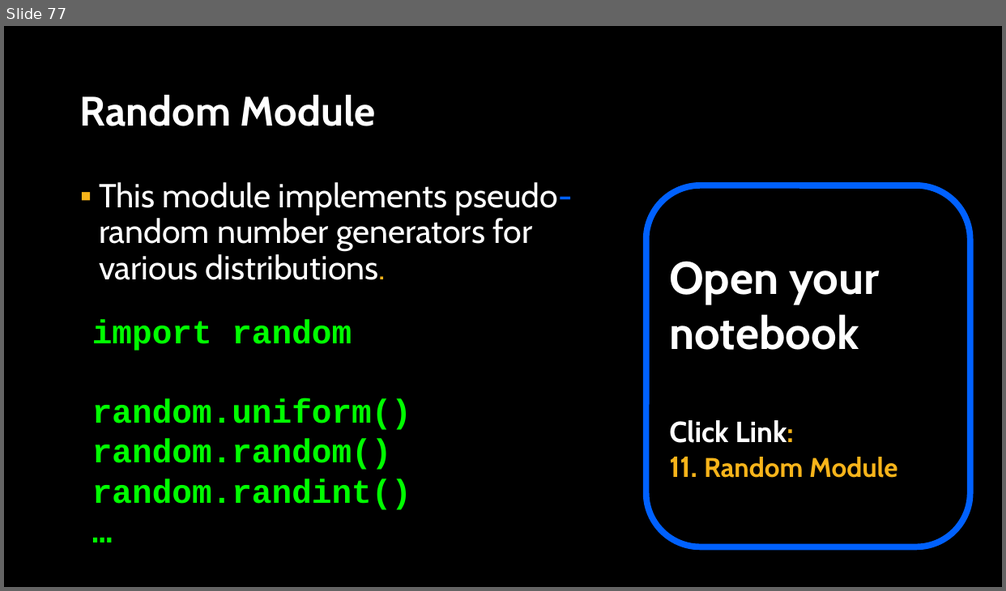
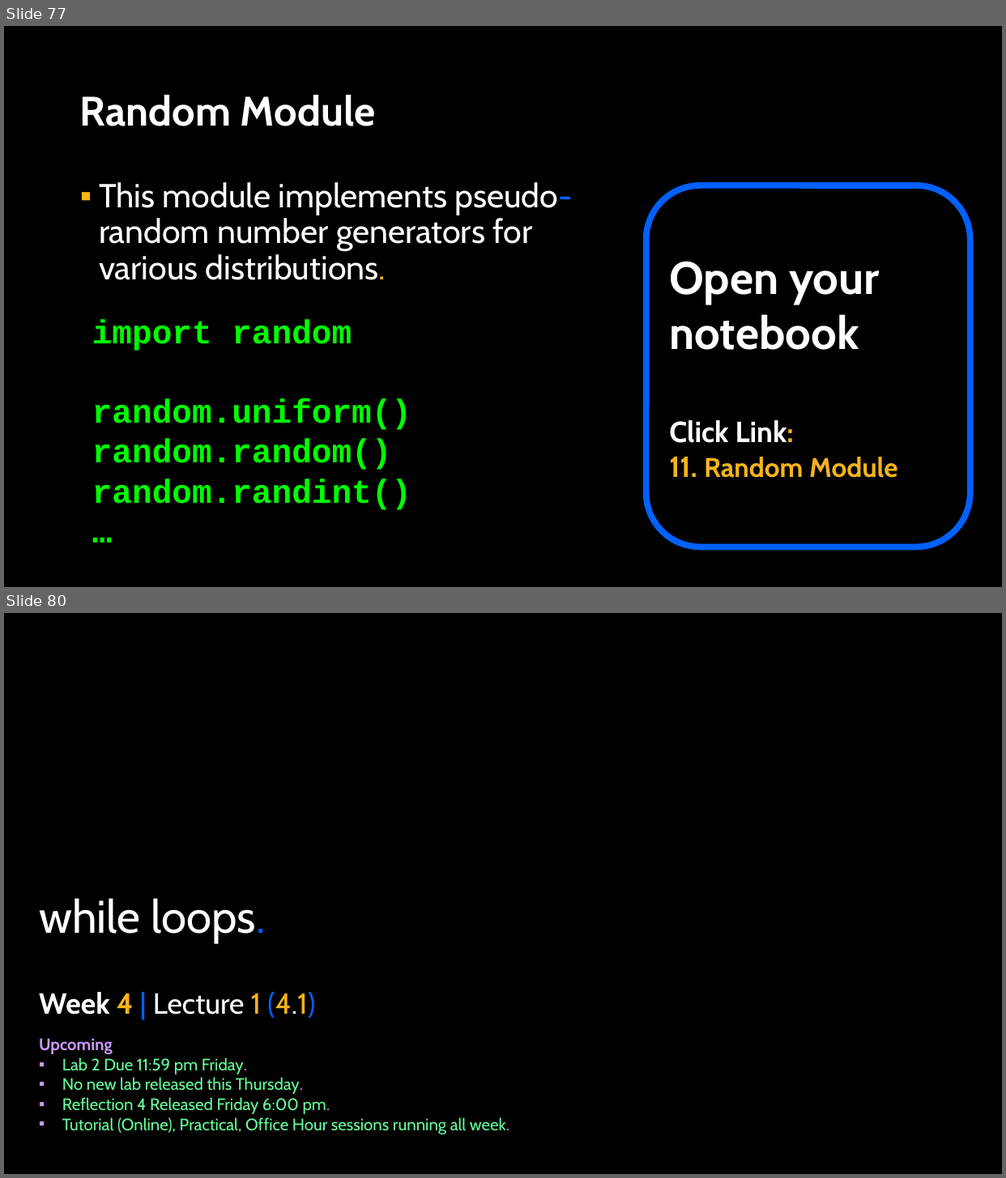
Before and after one commit to APS106/APS106-winter-2025-kinsella-goodfellow, a slide deck: lectures/week4/lecture1/slides/week4_lecture1.pptx. Shown one above the other, each under a label of ours: slide 77 before the commit, slides 77 and 80 after it; the slides between them are not shown. The pictures are 1006x591 and 1006x1178 pixels, drawn with LibreOffice and Linux fonts; fonts in the diff are those of the drawing; background and template pictures are left out. Boxes give left, top, right and bottom in pixels: in the first picture for what was removed or moved away, otherwise in the second. Text is boxed around its words. In the diff, an @@ line names an element or a change of style, - is before the commit and + after.

Commit message:
- Week 4 Lecture 1

```diff
--- a/lectures/week4/lecture1/slides/week4_lecture1.pptx
+++ b/lectures/week4/lecture1/slides/week4_lecture1.pptx
@@ slide 80 added at (x1=4, y1=613, x2=1002, y2=1174), background picture (left out) @@
@@ title added at (x1=39, y1=898, x2=266, y2=943), 44 pt, text #FFFFFF @@
+while loops.
@@ subtitle added at (x1=39, y1=992, x2=315, y2=1018), 28 pt, text #FFFFFF @@
+Week 4 | Lecture 1 (4.1)
@@ text added at (x1=39, y1=1038, x2=509, y2=1135), 16 pt, text #66FF99 @@
+Upcoming
+▪ Lab 2 Due 11:59 pm Friday.
+▪ No new lab released this Thursday.
+▪ Reflection 4 Released Friday 6:00 pm.
+▪ Tutorial (Online), Practical, Office Hour sessions running all week.
```
Also in this commit, not shown: 1 slide changed, 2 other slides added, 2 slides removed, 3 other files.
